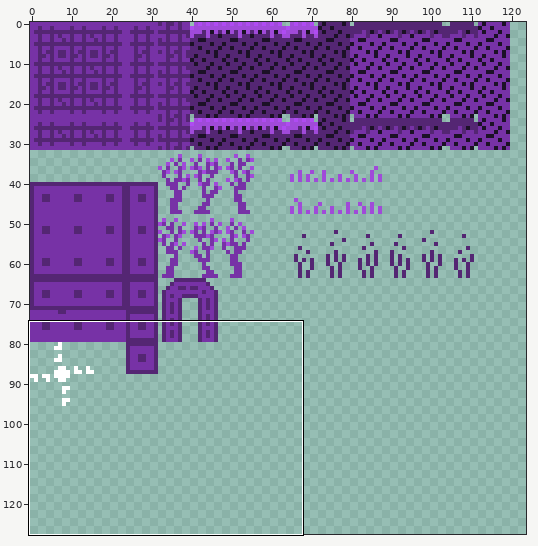
File history of a pixel-art file, assets/tileset.aseprite. Above: a wide view before the commit, with the close-up outlined.
Close-up. First the earlier version:
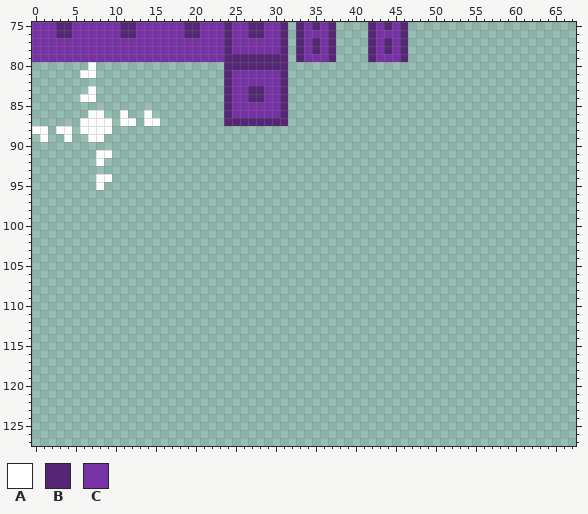
128x128 pixels, 1 frame. Shown: x 0..67, y 75..127. The wide view leaves out empty margins.
Palette (. is transparent): A #ffffff  B #542673  C #7732a6
Pixels before (only the part around the change), first column x 0:
 78 CCCCCCCCCCCCCCCCCCCCCCCCBCCCCCCB.BCBCB....BCBCB.....................
 79 CCCCCCCCCCCCCCCCCCCCCCCCBBBBBBBB.BCCCB....BCCCB.....................
 80 .......A................BBBBBBBB....................................
 81 ......AA................BCCCCCCB....................................
 82 ........................BCCCCCCB....................................
 83 .......A................BCCBBCCB....................................
 84 ......AA................BCCBBCCB....................................
 85 ........................BCCCCCCB....................................
 86 .......AA..A..A.........BCCCCCCB....................................
 87 ......AAAA.AA.AA........BBBBBBBB....................................
 88 AA.AA.AAAA..........................................................
 89 .A..A..AA...........................................................
 90 ....................................................................
 91 ........AA..........................................................
 92 ........A...........................................................
 93 ....................................................................
 94 ........AA..........................................................
 95 ........A...........................................................
 96 ....................................................................
 97 ....................................................................
 98 ....................................................................
 99 ....................................................................
100 ....................................................................
101 ....................................................................
102 ....................................................................
103 ....................................................................
104 ....................................................................
105 ....................................................................
106 ....................................................................
107 ....................................................................
108 ....................................................................
109 ....................................................................
110 ....................................................................
111 ....................................................................
112 ....................................................................
113 ....................................................................
114 ....................................................................
115 ....................................................................
116 ....................................................................
117 ....................................................................
118 ....................................................................
119 ....................................................................
120 ....................................................................
121 ....................................................................
122 ....................................................................
123 ....................................................................
124 ....................................................................
125 ....................................................................
126 ....................................................................
127 ....................................................................
After the commit:
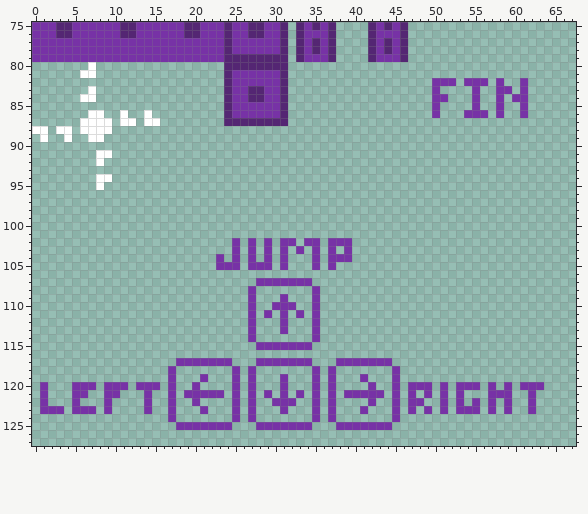
From old to new:
Changed rows in their new state; - is an unchanged pixel.
Layer "blocks":
first column x 50:
 82 CCC-CCC-C--C
 83 C----C--CC-C
 84 CC---C--C-CC
 85 C----C--C--C
 86 C---CCC-C--C
first column x 1:
102 ------------------------C-C-C-CC-CC-CCC------------------------
103 ------------------------C-C-C-C-C-C-C-C------------------------
104 ----------------------C-C-C-C-C---C-CCC------------------------
105 ----------------------CCC-CCC-C---C-C--------------------------
107 ---------------------------CCCCCCC-----------------------------
108 --------------------------C-------C----------------------------
109 --------------------------C---C---C----------------------------
110 --------------------------C--CCC--C----------------------------
111 --------------------------C-C-C-C-C----------------------------
112 --------------------------C---C---C----------------------------
113 --------------------------C---C---C----------------------------
114 --------------------------C-------C----------------------------
115 ---------------------------CCCCCCC-----------------------------
117 -----------------CCCCCCC---CCCCCCC---CCCCCCC-------------------
118 ----------------C-------C-C-------C-C-------C------------------
119 ----------------C---C---C-C---C---C-C---C---C------------------
120 C---CCC-CCC-CCC-C--C----C-C---C---C-C----C--C-CCC-C-CCC-C-C-CCC
121 C---CC--CC---C--C-CCCCC-C-C-C-C-C-C-C-CCCCC-C-C-C-C-C---CCC--C-
122 C---C---C----C--C--C----C-C--CCC--C-C----C--C-CC--C-C-C-C-C--C-
123 CCC-CCC-C----C--C---C---C-C---C---C-C---C---C-C-C-C-CCC-C-C--C-
124 ----------------C-------C-C-------C-C-------C------------------
125 -----------------CCCCCCC---CCCCCCC---CCCCCCC-------------------
Changed places in both close-ups, as pixel boxes (x1, y1, x2, y2):
added: (432, 78, 528, 118)
added: (40, 238, 544, 430)
